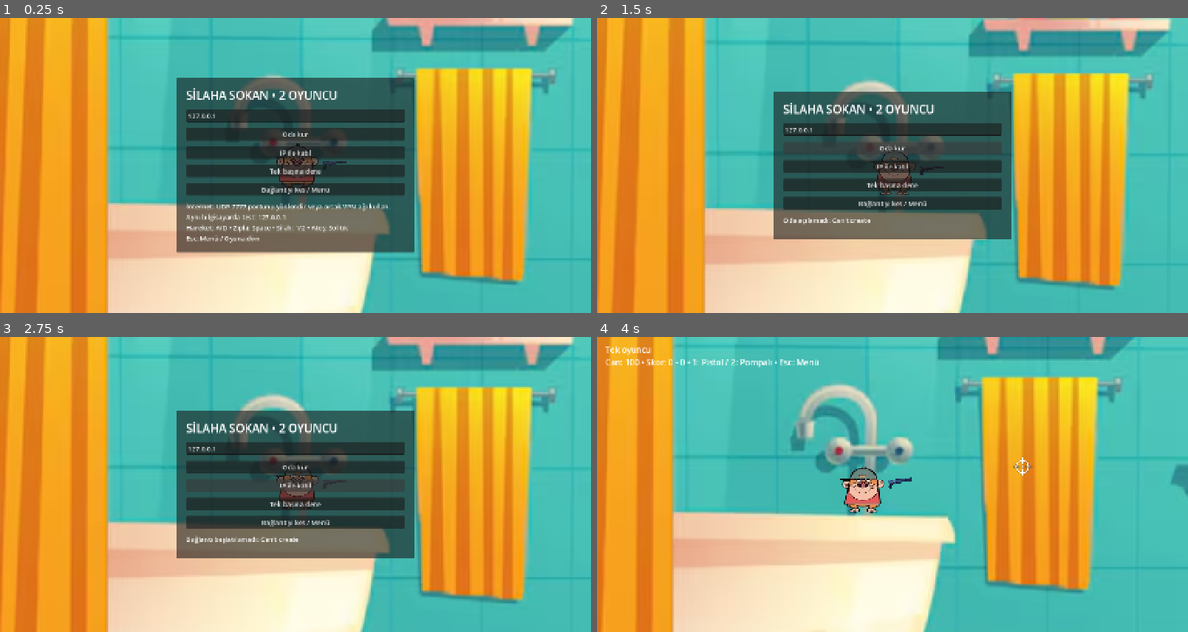
Above: before the commit, frames 1-4 (two rows, left to right).
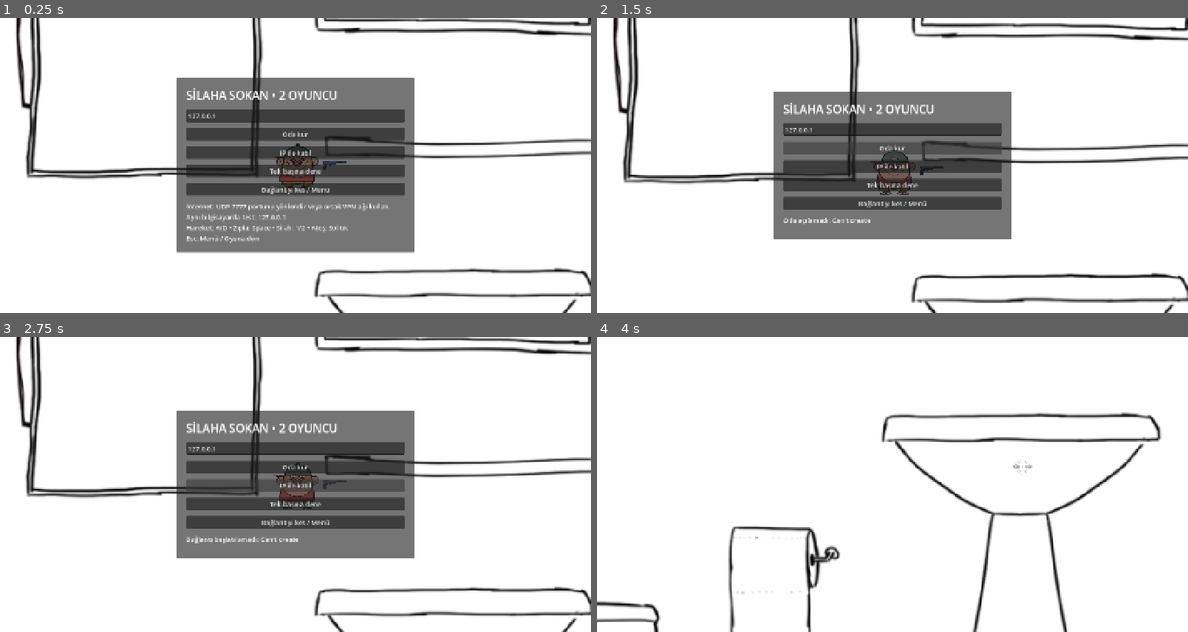
Above: after the commit, the same moments.

Repository: parlakportakal/silahasokan
Game: Godot game, scene res://Scenes/main.tscn
Same seed, same stepped clock (60 frames per second), same inputs: the game is played once before the commit and once after it.
Inputs (mouse positions are in pixels of both pictures, inside the frame that each line leads up to):
- Up to frame 1 (0.25 s): no input
- Up to frame 2 (1.5 s): click "Oda kur" at 0.5 s; click "Oda kur" at 1.25 s
- Up to frame 3 (2.75 s): click "IP ile katıl" at 2 s
- Up to frame 4 (4 s): click "Tek başına dene" at 2.75 s; tap Enter at 3.5 s; move the mouse to (1022, 469) at 3.52 s; tap S (asagi) at 3.6 s

The runs differ from the first frame. In frame 1, 95% of the frame differs, in the area x 0-100%, y 0-100%; in frame 2, 96%; in frame 3, 95%; in frame 4, 100%.

Commit message:
INITIAL GIT

Diff:
--- /dev/null
+++ b/Scenes/el_banyo.tscn
@@ -0,0 +1,9 @@
+[gd_scene format=3 uid="uid://b48pgm02ythdu"]
+
+[ext_resource type="Texture2D" uid="uid://diwtbyw8qbdny" path="res://Assets/civirzivir/Screenshot_198.png" id="1_r7lww"]
+
+[node name="EL BANYO" type="Node2D" unique_id=1237655475]
+
+[node name="Sprite2D" type="Sprite2D" parent="." unique_id=882604163]
+position = Vector2(655, 352)
+texture = ExtResource("1_r7lww")
--- a/Scenes/main.tscn
+++ b/Scenes/main.tscn
@@ -4,12 +4,10 @@
 [ext_resource type="PackedScene" uid="uid://835xbk7lq8cw" path="res://Scenes/platform.tscn" id="1_bo1nx"]
 [ext_resource type="Texture2D" uid="uid://bh0tjdsqq6gpf" path="res://Assets/civirzivir/arkaplan.png" id="2_6bp64"]
 [ext_resource type="PackedScene" uid="uid://cmtgnb445pe26" path="res://Scenes/player.tscn" id="2_8gbba"]
+[ext_resource type="PackedScene" uid="uid://b48pgm02ythdu" path="res://Scenes/el_banyo.tscn" id="3_6iyac"]
 [ext_resource type="PackedScene" uid="uid://bgld8x6dlgami" path="res://Scenes/pistol.tscn" id="4_jjvhh"]
 [ext_resource type="PackedScene" uid="uid://bgvgdktxhxjjc" path="res://Scenes/pompgun.tscn" id="5_pompgun"]
-[ext_resource type="PackedScene" uid="uid://cm10pumbey81a" path="res://Scenes/duvar.tscn" id="6_ynf5e"]
-[ext_resource type="Texture2D" uid="uid://26whi1h644ba" path="res://Assets/civirzivir/perde.png" id="7_344ge"]
 [ext_resource type="Script" uid="uid://dkffma8252nv3" path="res://Scripts/camera_2d.gd" id="7_jkdf5"]
-[ext_resource type="Texture2D" uid="uid://br5ub5r0t6is5" path="res://Assets/civirzivir/perde2.png" id="8_344ge"]
 [ext_resource type="PackedScene" uid="uid://cnofcfbkhrvum" path="res://Scenes/tek_taraf_duvar.tscn" id="10_hptm8"]
 [ext_resource type="Script" uid="uid://kcsrp7svk77k" path="res://Scripts/silah_ekseni.gd" id="11_silah_ekseni"]
 [ext_resource type="Texture2D" uid="uid://5bo3psmyfyqo" path="res://Assets/cross.png" id="12_fdnlq"]
@@ -23,57 +21,7 @@
 scale = Vector2(1.6236501, 1.6236501)
 texture = ExtResource("2_6bp64")
 
-[node name="PLATFORMLAR" type="Node" parent="." unique_id=374862151]
-
-[node name="PLATFORM7" parent="PLATFORMLAR" unique_id=1875693618 instance=ExtResource("1_bo1nx")]
-position = Vector2(556, 219.00003)
-rotation = 0.003840969
-scale = Vector2(0.23111154, 0.788217)
-
-[node name="PLATFORM17" parent="PLATFORMLAR" unique_id=1522590111 instance=ExtResource("1_bo1nx")]
-position = Vector2(556, 219.00003)
-rotation = 0.003840969
-scale = Vector2(0.23111154, 0.788217)
-
-[node name="PLATFORM16" parent="PLATFORMLAR" unique_id=45553058 instance=ExtResource("1_bo1nx")]
-position = Vector2(756, 17)
-rotation = 0.003840969
-scale = Vector2(0.23111154, 0.788217)
-
-[node name="PLATFORM8" parent="PLATFORMLAR" unique_id=323929823 instance=ExtResource("1_bo1nx")]
-position = Vector2(758, 232)
-rotation = -0.01156584
-scale = Vector2(0.23111154, 0.788217)
-
-[node name="PLATFORM9" parent="PLATFORMLAR" unique_id=1264084822 instance=ExtResource("1_bo1nx")]
-position = Vector2(756.99994, 339.99997)
-rotation = 0.009819103
-scale = Vector2(0.23111154, 0.788217)
-
-[node name="PLATFORM10" parent="PLATFORMLAR" unique_id=455344758 instance=ExtResource("1_bo1nx")]
-position = Vector2(990.99994, 179.00002)
-rotation = 0.0030467832
-scale = Vector2(0.29727802, 0.70116)
-
-[node name="PLATFORM11" parent="PLATFORMLAR" unique_id=1303109712 instance=ExtResource("1_bo1nx")]
-position = Vector2(991, 13)
-rotation = 0.0013437796
-scale = Vector2(0.31650713, 0.699934)
-
-[node name="PLATFORM12" parent="PLATFORMLAR" unique_id=1938322523 instance=ExtResource("1_bo1nx")]
-position = Vector2(988.99994, 308.00003)
-rotation = -0.00489458
-scale = Vector2(0.30218166, 0.5153067)
-
-[node name="PLATFORM13" parent="PLATFORMLAR" unique_id=691248361 instance=ExtResource("1_bo1nx")]
-position = Vector2(993.99994, 421.00003)
-rotation = -0.00489458
-scale = Vector2(0.2686869, 0.44450063)
-
-[node name="PLATFORM15" parent="PLATFORMLAR" unique_id=857479818 instance=ExtResource("1_bo1nx")]
-position = Vector2(261, 26)
-rotation = 0.0045252843
-scale = Vector2(0.7228227, 0.5129696)
+[node name="EL BANYO" parent="." unique_id=1237655475 instance=ExtResource("3_6iyac")]
 
 [node name="player" parent="." unique_id=1857629448 instance=ExtResource("2_8gbba")]
 position = Vector2(404, 338)
@@ -98,42 +46,38 @@
 position_smoothing_speed = 7.0
 script = ExtResource("7_jkdf5")
 
-[node name="Perde" type="Sprite2D" parent="." unique_id=1071804381]
-position = Vector2(567, 313.00003)
-scale = Vector2(1.6389999, 1.6389999)
-texture = ExtResource("7_344ge")
-
-[node name="Perde2" type="Sprite2D" parent="Perde" unique_id=394381367]
-position = Vector2(-3.6607666, -1.2202759)
-scale = Vector2(1.029279, 1.029279)
-texture = ExtResource("8_344ge")
-
 [node name="duvarlar" type="Node" parent="." unique_id=418663318]
 
-[node name="StaticBody2D" parent="duvarlar" unique_id=853807131 instance=ExtResource("6_ynf5e")]
-position = Vector2(257, 380)
-rotation = 0.015433997
-scale = Vector2(21.943403, -1.2291486)
+[node name="PLATFORM15" parent="duvarlar" unique_id=857479818 instance=ExtResource("1_bo1nx")]
+position = Vector2(991.00006, 508.00003)
+rotation = -0.003073744
+scale = Vector2(0.8512633, 0.76361585)
+
+[node name="PLATFORM16" parent="duvarlar" unique_id=1875693618 instance=ExtResource("1_bo1nx")]
+position = Vector2(873, 324)
+rotation = -0.007037913
+scale = Vector2(0.48872483, 0.50724506)
+
+[node name="PLATFORM17" parent="duvarlar" unique_id=1706734197 instance=ExtResource("1_bo1nx")]
+position = Vector2(546, 323)
+rotation = -0.007037913
+scale = Vector2(0.34928116, 0.6456629)
+
+[node name="PLATFORM18" parent="duvarlar" unique_id=1842905043 instance=ExtResource("1_bo1nx")]
+position = Vector2(149.99998, 588.00006)
+rotation = 0.022669517
+scale = Vector2(0.25412226, 0.6487352)
+
+[node name="PLATFORM19" parent="duvarlar" unique_id=879636863 instance=ExtResource("1_bo1nx")]
+position = Vector2(22, 456.00003)
+rotation = -0.01568121
+scale = Vector2(0.11471919, 0.6826217)
 
 [node name="tek taraf duvar" parent="duvarlar" unique_id=1153759225 instance=ExtResource("10_hptm8")]
 position = Vector2(1078, 485)
 rotation = 1.5840542
 scale = Vector2(5.99187, 0.7210742)
 
-[node name="tek taraf duvar2" parent="duvarlar" unique_id=1458500552 instance=ExtResource("10_hptm8")]
-position = Vector2(901.00006, 485)
-rotation = -1.5878295
-scale = Vector2(5.99187, 0.7210742)
-
-[node name="tek taraf duvar3" parent="duvarlar" unique_id=234539641 instance=ExtResource("10_hptm8")]
-position = Vector2(805.00006, 472.00003)
-rotation = 1.5697972
-scale = Vector2(8.391006, 0.6646012)
-
-[node name="StaticBody2D2" parent="duvarlar" unique_id=729168941 instance=ExtResource("6_ynf5e")]
-position = Vector2(539, 650.00006)
-scale = Vector2(67.29026, 4.0251107)
-
 [node name="crosshair" type="Sprite2D" parent="." unique_id=1739077503]
 scale = Vector2(0.255, 0.255)
 texture = ExtResource("12_fdnlq")
Binary file added: Assets/civirzivir/Screenshot_198.png
Not shown, added: Assets/civirzivir/Screenshot_198.png.import
